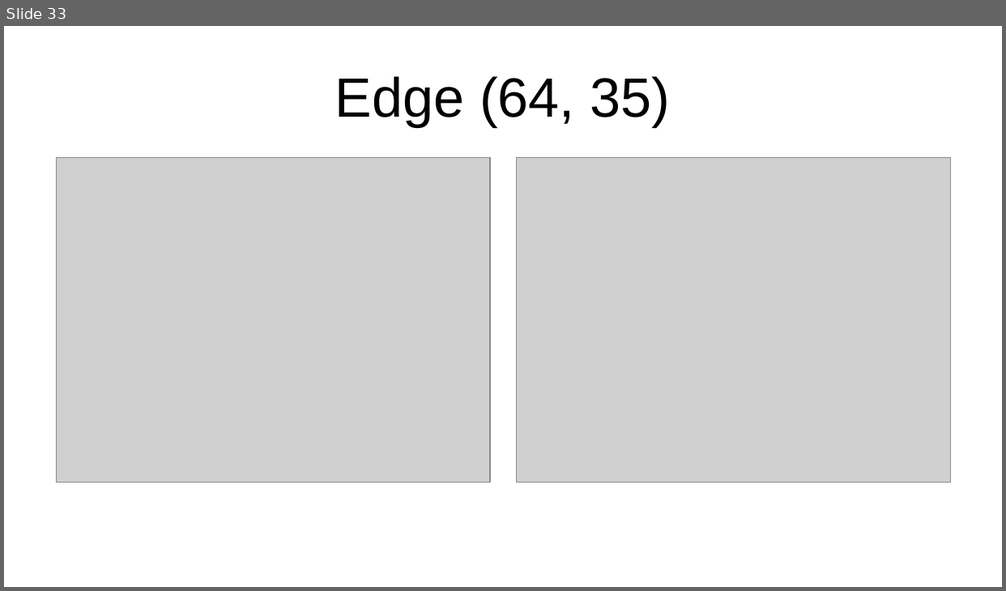
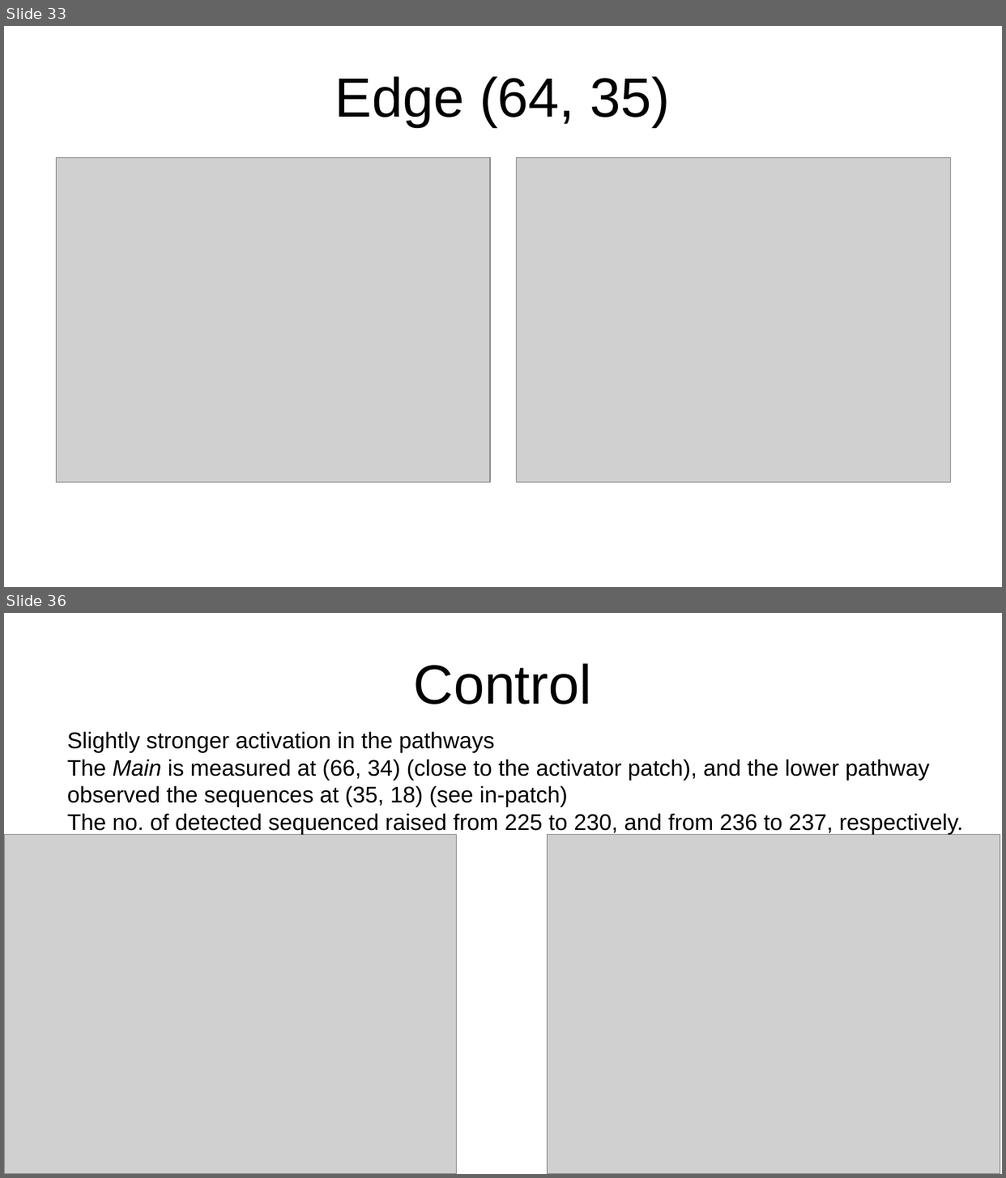
Before and after one commit to Jiggaboy/dopamine_simulation, a slide deck: figures/dopamine arithmetics.odp. Shown one above the other, each under a label of ours: slide 33 before the commit, slides 33 and 36 after it; the slides between them are not shown. The pictures are 1006x591 and 1006x1178 pixels, drawn with LibreOffice and Linux fonts; fonts in the diff are those of the drawing; grey boxes stand for pictures. Boxes give left, top, right and bottom in pixels: in the first picture for what was removed or moved away, otherwise in the second. Text is boxed around its words. In the diff, an @@ line names an element or a change of style, - is before the commit and + after.

```diff
--- a/figures/dopamine arithmetics.odp
+++ b/figures/dopamine arithmetics.odp
@@ slide 36 added at box(4, 613, 1002, 1174), background #FFFFFF @@
@@ title added at box(414, 663, 592, 705), 44 pt, text #000000 @@
+Control
@@ text added at box(67, 731, 963, 834), 18 pt, text #000000 @@
+Slightly stronger activation in the pathways
+The Main is measured at (66, 34) (close to the activator patch), and the lower pathway observed the sequences at (35, 18) (see in-patch)
+The no. of detected sequenced raised from 225 to 230, and from 236 to 237, respectively.
@@ picture added at box(4, 835, 457, 1174) @@
@@ picture added at box(548, 835, 1000, 1174) @@
```
Also in this commit, not shown: 4 other slides added, 16 other files.
